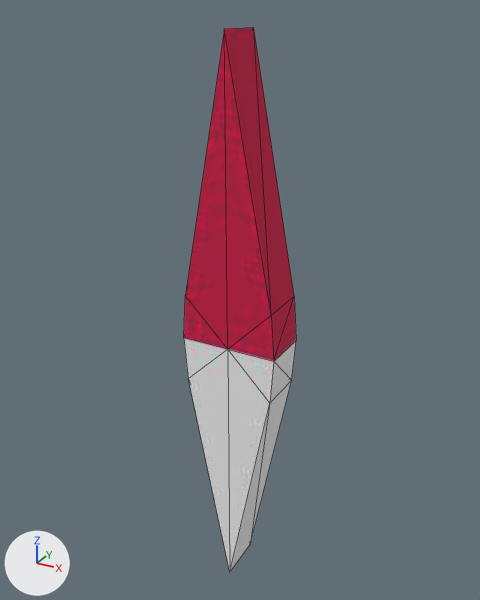
An edit to the OBJ model app/sampledata/compass.obj, drawn before and after from the same camera.
Camera for both pictures: a 50 mm lens placed at (0.135, -0.246, 0.142), pointed at (-0.004, 0.006, 0.016). Lighting does not change. The marker at lower left points along +X, +Y and +Z. Mesh edges are drawn as thin lines. Where no turn or scale is listed for an object, it has been applied to the vertices.

Before the edit, the objects in view are built like this:
```python
me_compas_1_mesh = bpy.data.meshes.new('compas_1_Mesh')
me_compas_1_mesh.from_pydata(...)  # 18 vertices, 32 faces; spans x -0.024..0.023, y -0.012..0.011, z -0.136..0.135
me_compas_1_mesh.materials.append(mat_material__25)  # picture img_compass_jpg
ob_compas_1_mesh = bpy.data.objects.new('compas_1_Mesh', me_compas_1_mesh)
ob_compas_1_mesh.location = (0.0, 0.0, 0.0)
```
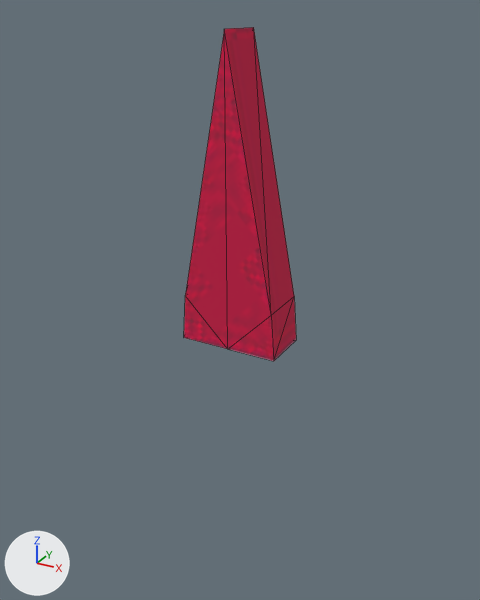
The newer file is also turned or shifted as a whole; pictures and numbers use the older file's frame.

Edits to the bpy script that builds the scene:
```text
Change me_compas_1_mesh:
    used by ob_compas_1_mesh; location = (0.0, 0.0, 0.0)
    remove me_compas_1_mesh.from_pydata(...)  # 18 vertices, 32 faces; spans x -0.024..0.023, y -0.012..0.011, z -0.136..0.135
    add me_compas_1_mesh.from_pydata(...)  # 12 vertices, 20 faces; spans x -0.024..0.023, y -0.012..0.011, z -0.001..0.135
    me_compas_1_mesh part 1
    6 vertices are removed from x -0.022..0.022, y -0.012..0.011, z -0.136..-0.023
    16 faces are deleted
    4 new faces join them
```

What differs and where, as boxes (x1, y1, x2, y2) in the pictures (480 x 600 px):
'compas_1_Mesh', reshaped (39% shorter)
    before: (184, 27, 296, 571)
    after: (184, 27, 296, 361)
part 1 of me_compas_1_mesh, cut back
    before: (184, 338, 296, 571)
